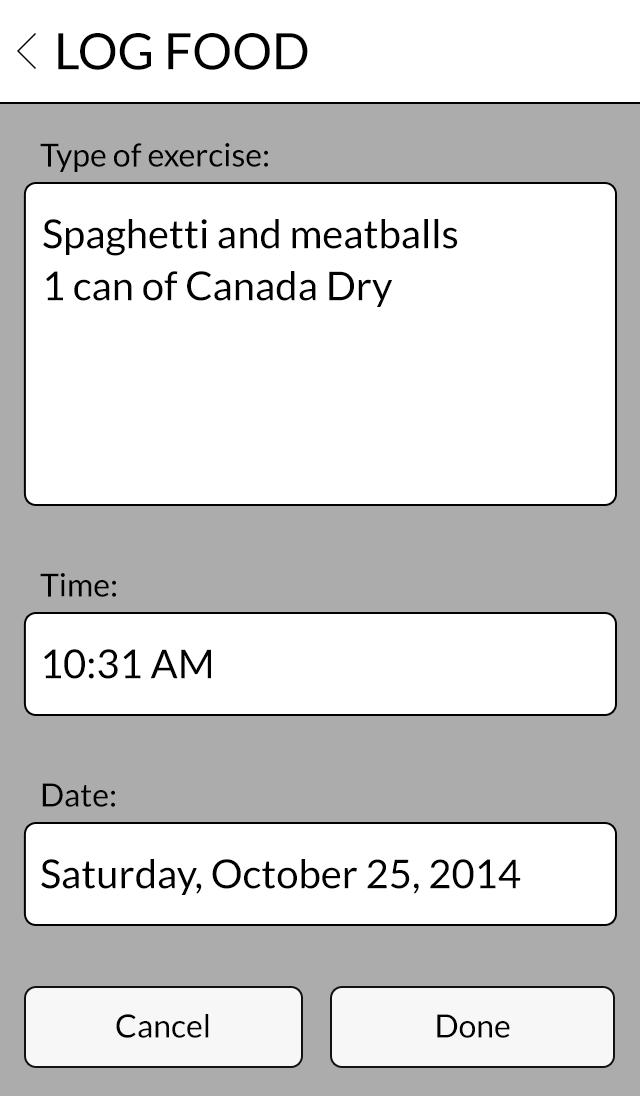
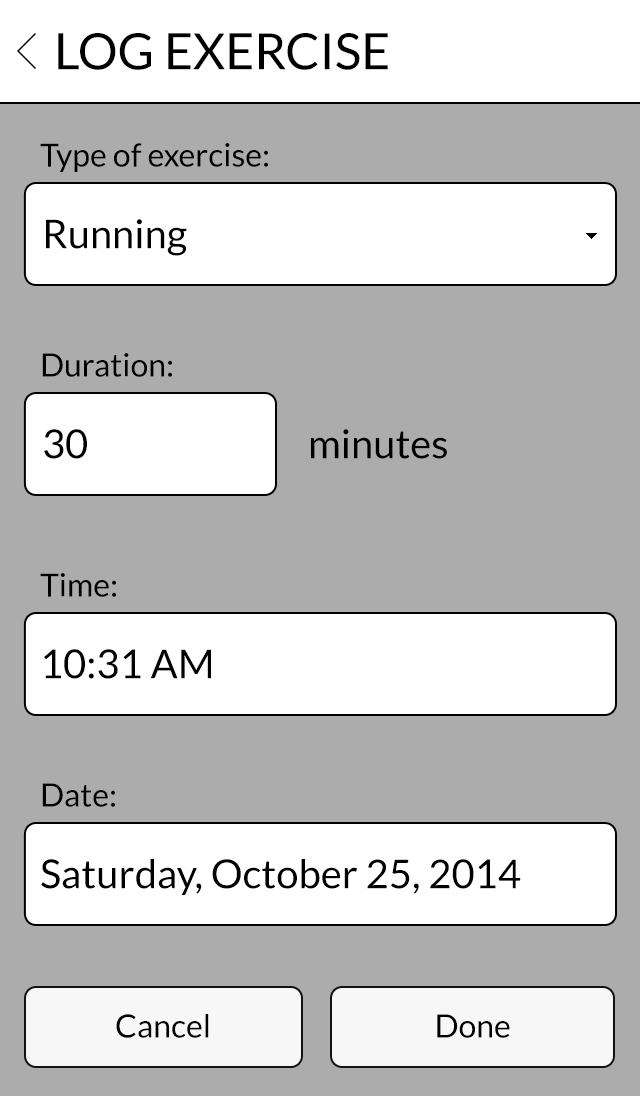
Two versions of the same layered image (640×1096). Layer-by-layer changes:
showed group "Exercise" (25 layers) over [25, 33, 615, 506]
hid group "Food" (15 layers) over [25, 33, 615, 506]
